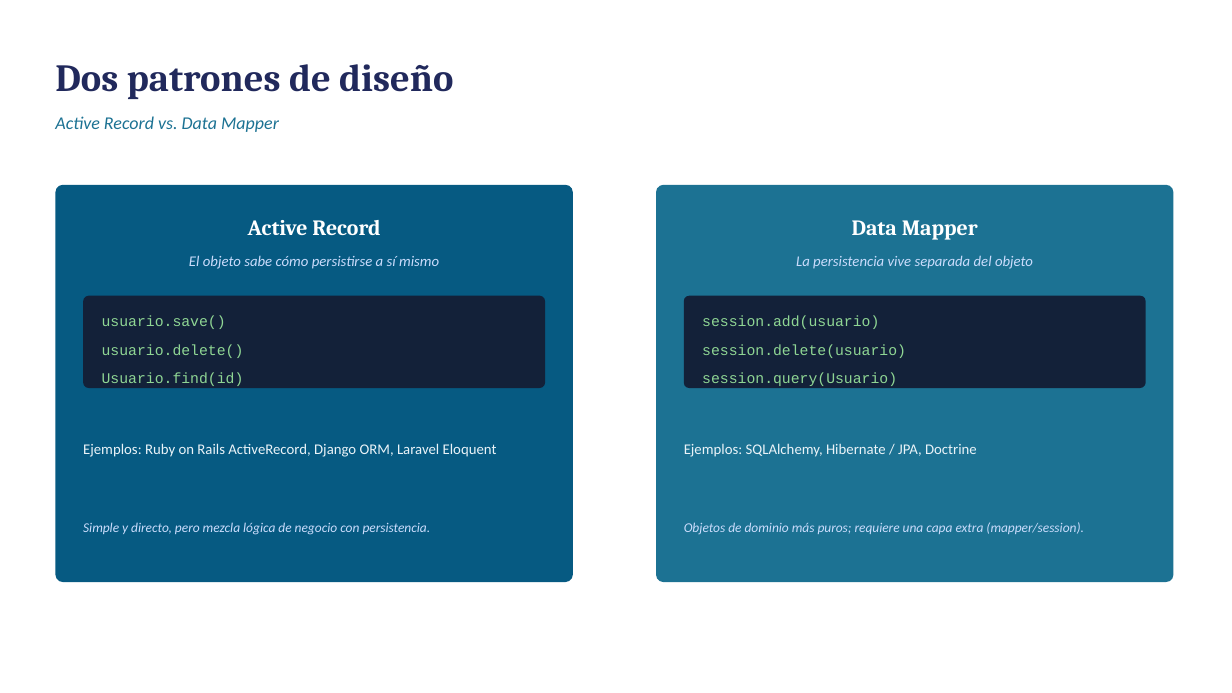
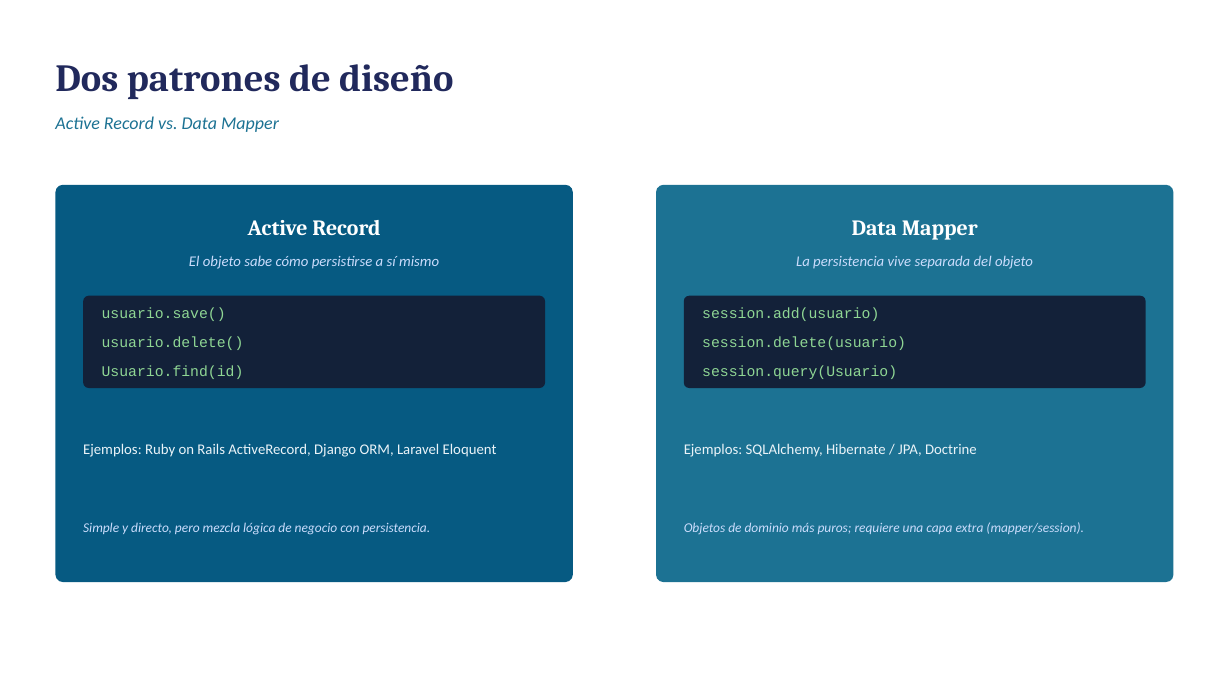
Before and after one commit to maximedina/UTN_ProgramacionIV, a slide deck: slide 7 of 2. ORM/ORM.pptx. Drawn at 1232x693 pixels with LibreOffice and Linux fonts; fonts in the diff are those of the drawing. Boxes give left, top, right and bottom in pixels: in the first picture for what was removed or moved away, otherwise in the second. Text is boxed around its words. In the diff, an @@ line names an element or a change of style, - is before the commit and + after.

```diff
--- a/2. ORM/ORM.pptx
+++ b/2. ORM/ORM.pptx
@@ text "usuario.save()" moved from (x1=102, y1=315, x2=226, y2=329) to (x1=102, y1=308, x2=226, y2=321) @@
@@ text "session.add(usuario)" moved from (x1=702, y1=315, x2=879, y2=329) to (x1=702, y1=308, x2=879, y2=321) @@
@@ 4 texts moved together from (x1=102, y1=344, x2=906, y2=389) to (x1=102, y1=336, x2=906, y2=379) @@
```
Also in this commit, not shown: 1 other slide changed, 9 other files.
